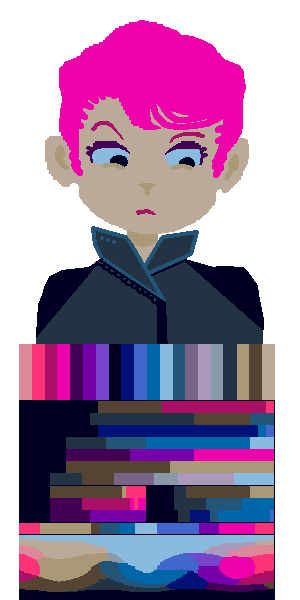
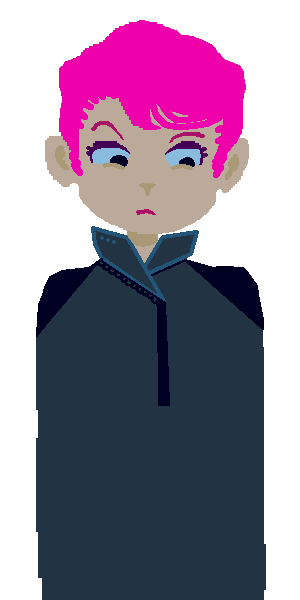
Layer changes from the first 300px x 600px image to the second:
hid "kise palette block" over [19, 344, 275, 600]
